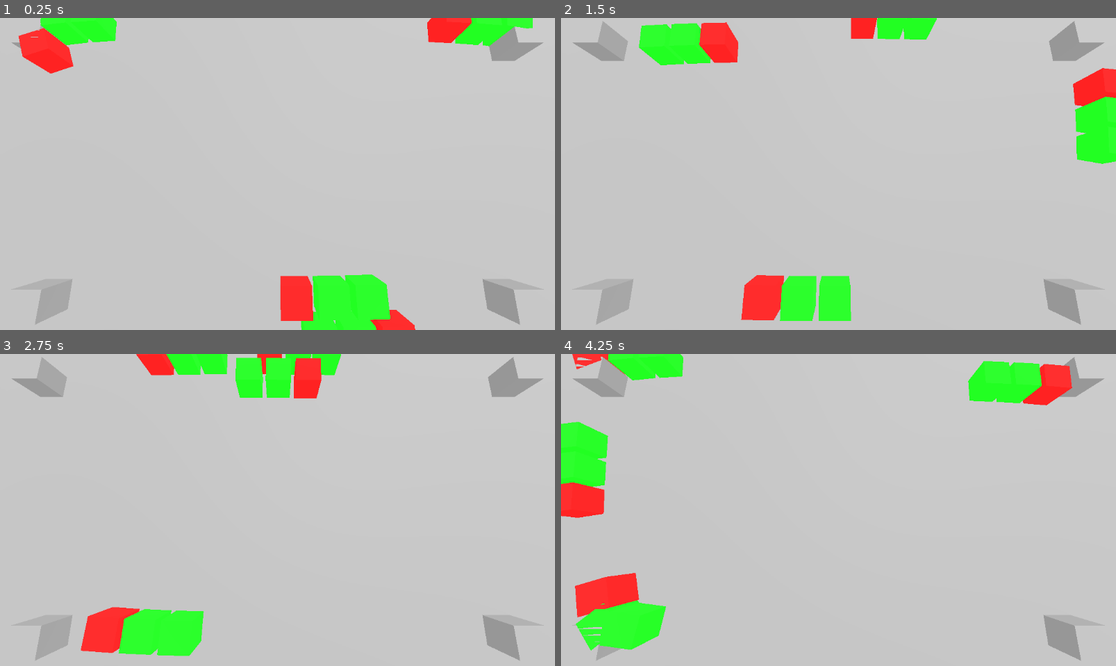
Above: before the commit, frames 1-4 (two rows, left to right).
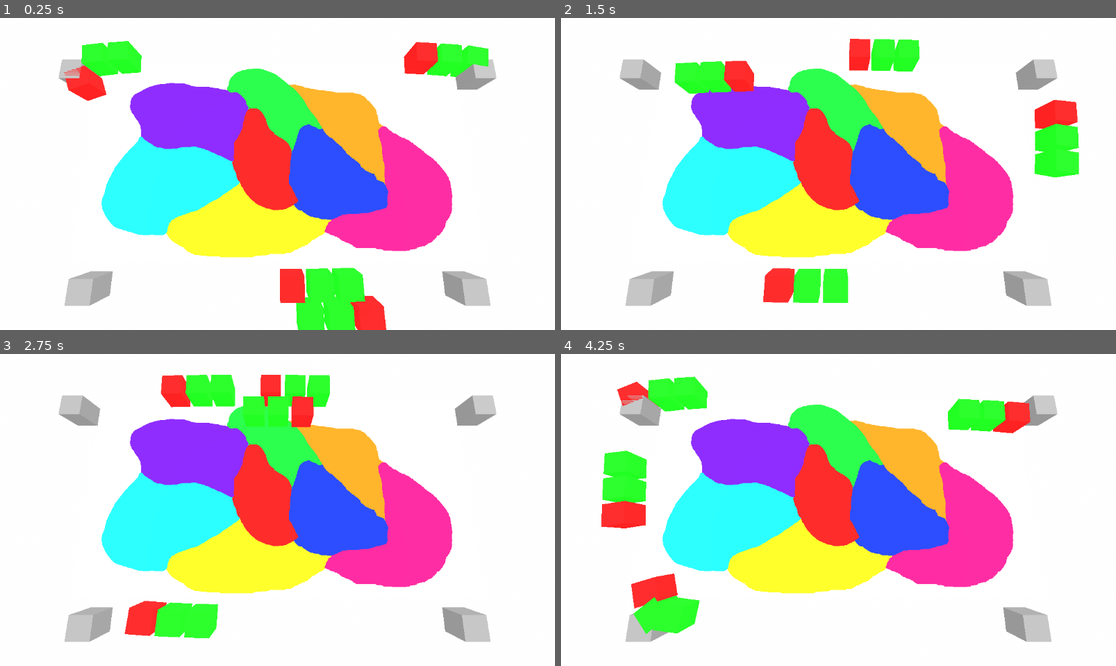
Above: after the commit, the same moments.

Repository: squirrelsoftcompany/LD54
Game: Godot game, scene res://_scenes/main.tscn
Same seed, same stepped clock (60 frames per second), same inputs: the game is played once before the commit and once after it.
Inputs (mouse positions are in pixels of both pictures, inside the frame that each line leads up to):
- Up to frame 1 (0.25 s): no input
- Up to frame 2 (1.5 s): move the mouse to (960, 158) at 0.52 s; move the mouse to (727, 189) at 1.27 s
- Up to frame 3 (2.75 s): move the mouse to (333, 441) at 2.02 s
- Up to frame 4 (4.25 s): move the mouse to (810, 572) at 2.77 s; move the mouse to (1005, 556) at 3.52 s

The runs differ from the first frame. In frame 1, 97% of the frame differs, in the area x 0-100%, y 0-100%; in frame 2, 98%; in frame 3, 98%; in frame 4, 99%.

Commit message:
use nodes MainCamera and map_brut

Diff:
--- a/_scenes/main.tscn
+++ b/_scenes/main.tscn
@@ -1,7 +1,9 @@
-[gd_scene load_steps=9 format=3 uid="uid://u031l22bdaes"]
+[gd_scene load_steps=10 format=3 uid="uid://u031l22bdaes"]
 
 [ext_resource type="PackedScene" uid="uid://bo70n755f56k8" path="res://_scenes/nodes/train.tscn" id="1_4b0xy"]
+[ext_resource type="PackedScene" uid="uid://fmcwxwu4ql6q" path="res://_scenes/nodes/main_camera.tscn" id="1_71qib"]
 [ext_resource type="PackedScene" uid="uid://diyr61kdpr8fn" path="res://_scenes/nodes/wagon.tscn" id="2_l3b7c"]
+[ext_resource type="PackedScene" uid="uid://6jqwm3841tt1" path="res://_scenes/nodes/map_brut.tscn" id="2_thhpo"]
 
 [sub_resource type="ProceduralSkyMaterial" id="ProceduralSkyMaterial_odkk1"]
 sky_top_color = Color(1, 1, 1, 1)
@@ -16,10 +18,6 @@
 background_mode = 2
 sky = SubResource("Sky_c5wym")
 sdfgi_enabled = true
-
-[sub_resource type="QuadMesh" id="QuadMesh_4173x"]
-size = Vector2(300, 200)
-orientation = 1
 
 [sub_resource type="BoxMesh" id="BoxMesh_72xdt"]
 
@@ -39,12 +37,13 @@
 [node name="WorldEnvironment" type="WorldEnvironment" parent="."]
 environment = SubResource("Environment_fspfq")
 
-[node name="MeshInstance3D" type="MeshInstance3D" parent="."]
-mesh = SubResource("QuadMesh_4173x")
+[node name="MainCamera" parent="." instance=ExtResource("1_71qib")]
+transform = Transform3D(1, 0, 0, 0, 0.163759, 0.9865, 0, -0.9865, 0.163759, 0, 98.65, 26.3759)
+direction = Vector3(0, 1, 0.166)
+hotspot = Vector3(0, 0, 10)
+distance = 100.0
 
-[node name="Camera3D" type="Camera3D" parent="."]
-transform = Transform3D(1, 0, 0, 0, 0.173648, 0.984808, 0, -0.984808, 0.173648, 0, 80, 30)
-current = true
+[node name="Map" parent="." instance=ExtResource("2_thhpo")]
 
 [node name="MeshInstance3D2" type="MeshInstance3D" parent="."]
 transform = Transform3D(10, 0, 0, 0, 10, 0, 0, 0, 10, -100, 5, -40)
--- a/_scenes/nodes/main_camera.tscn
+++ b/_scenes/nodes/main_camera.tscn
@@ -1,15 +1,19 @@
-[gd_scene load_steps=6 format=3 uid="uid://d35yr0djs5o4n"]
+[gd_scene load_steps=7 format=3 uid="uid://fmcwxwu4ql6q"]
 
+[ext_resource type="Script" path="res://_scenes/nodes/main_camera.gd" id="1_i50c4"]
 [ext_resource type="Script" path="res://scripts/ColorPicking.gd" id="1_qkx12"]
-[ext_resource type="Texture2D" uid="uid://q8xqv8iwqr6s" path="res://Test_zone.png" id="2_h1nwb"]
 [ext_resource type="Script" path="res://scripts/SnapTransform.gd" id="3_fhjb0"]
+[ext_resource type="Texture2D" uid="uid://dd21vx7leo47i" path="res://models/map.png" id="3_m3l8v"]
 
 [sub_resource type="StandardMaterial3D" id="StandardMaterial3D_mr05t"]
 shading_mode = 0
-albedo_texture = ExtResource("2_h1nwb")
+albedo_texture = ExtResource("3_m3l8v")
 albedo_texture_force_srgb = true
+texture_filter = 0
+texture_repeat = false
 
 [sub_resource type="QuadMesh" id="QuadMesh_weh1u"]
+orientation = 1
 
 [node name="MainCamera" type="Camera3D" groups=["MainCam"]]
 transform = Transform3D(1, 0, 0, 0, 1, 0, 0, 0, 1, 0, 0, 0)
